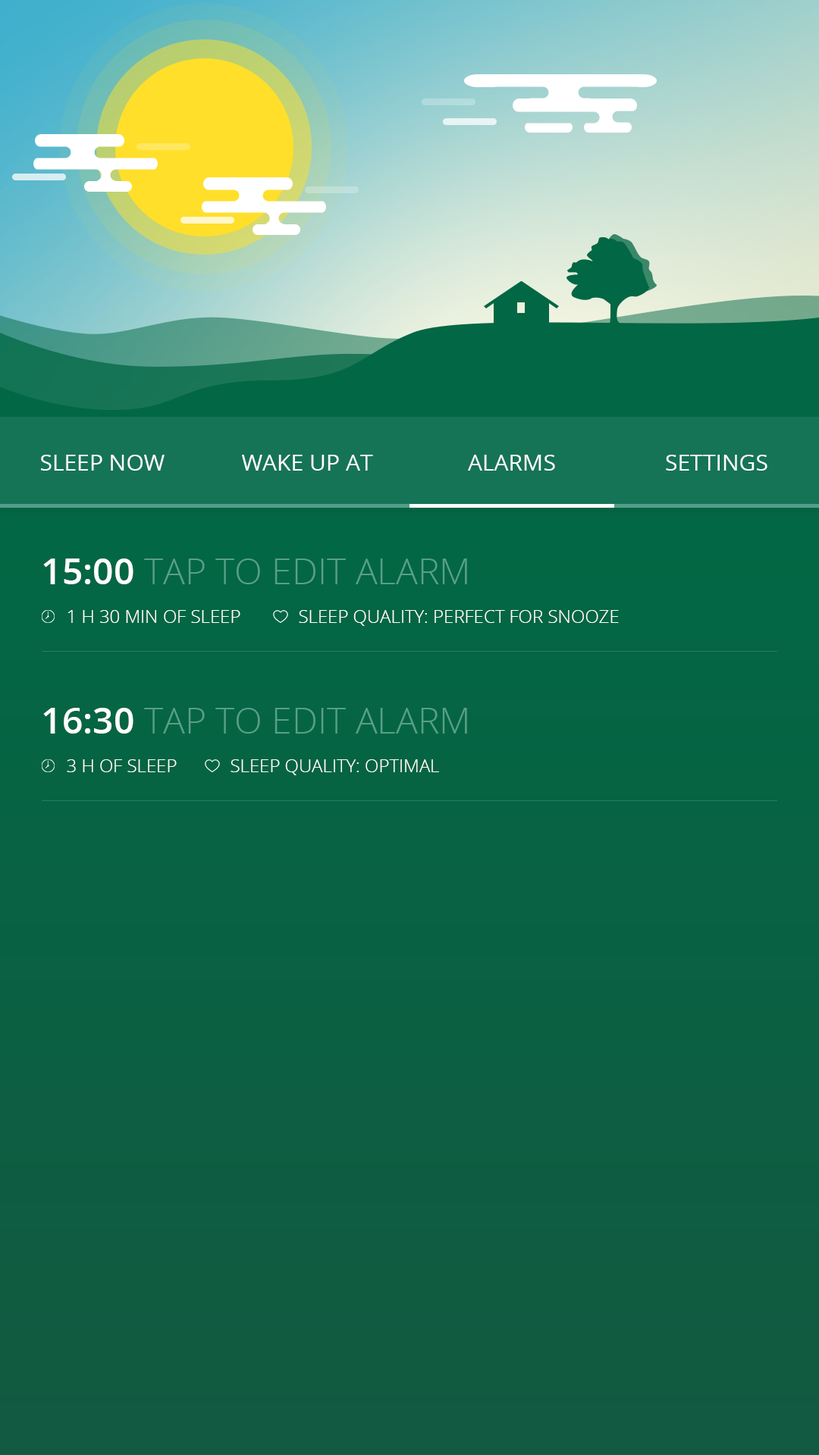
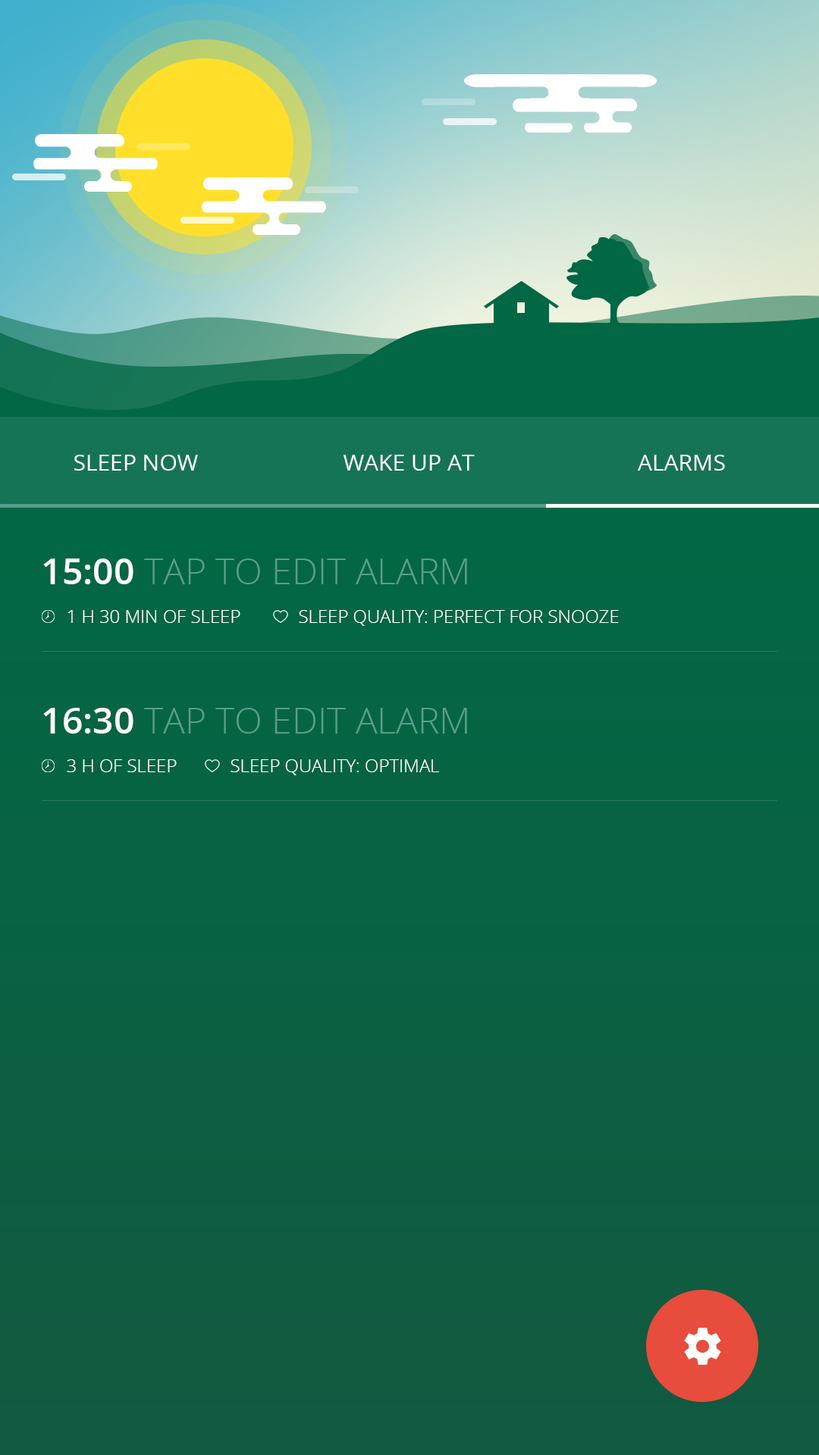
Two versions of the same layered image (819x1455). Layer-by-layer changes:
removed group "HEADER" (20 layers) from group "main" over [40, 454, 819, 508]
removed group "PART #2 (BOTTOM)" (15 layers) from group "HEADER" over [40, 454, 819, 508]
removed group "NAVBAR" (13 layers) from group "PART #2 (BOTTOM)" over [40, 454, 819, 508]
removed group "TAB #1" (2 layers) from group "NAVBAR" over [40, 454, 198, 471]
removed layer "SLEEP NOW" from group "TAB #1" over [40, 454, 165, 471]
removed group "TAB #2" (2 layers) from group "NAVBAR" over [241, 454, 405, 471]
removed layer "WAKE UP AT" from group "TAB #2" over [241, 454, 373, 471]
removed group "TAB #4" (2 layers) from group "NAVBAR" over [409, 454, 555, 508]
removed layer "ALARMS" from group "TAB #4" over [467, 454, 555, 471]
removed layer "position_hint" (3rd of 4, in "main" › "HEADER" › "PART #2 (BOTTOM)" › "NAVBAR" › "TAB #4") from group "TAB #4" over [409, 504, 546, 508]
removed group "TAB #3" (2 layers) from group "NAVBAR" over [613, 454, 819, 508]
removed layer "SETTINGS" from group "TAB #3" over [665, 454, 768, 471]
removed layer "position_bar" from group "NAVBAR" over [409, 504, 819, 508]
removed layer "navbar_background" from group "PART #2 (BOTTOM)" over [40, 454, 819, 508]
added layer "day-navbar" in group "main" over [40, 454, 819, 508]
added layer "day-settings-floating-button" in group "main" over [645, 1290, 758, 1403]
